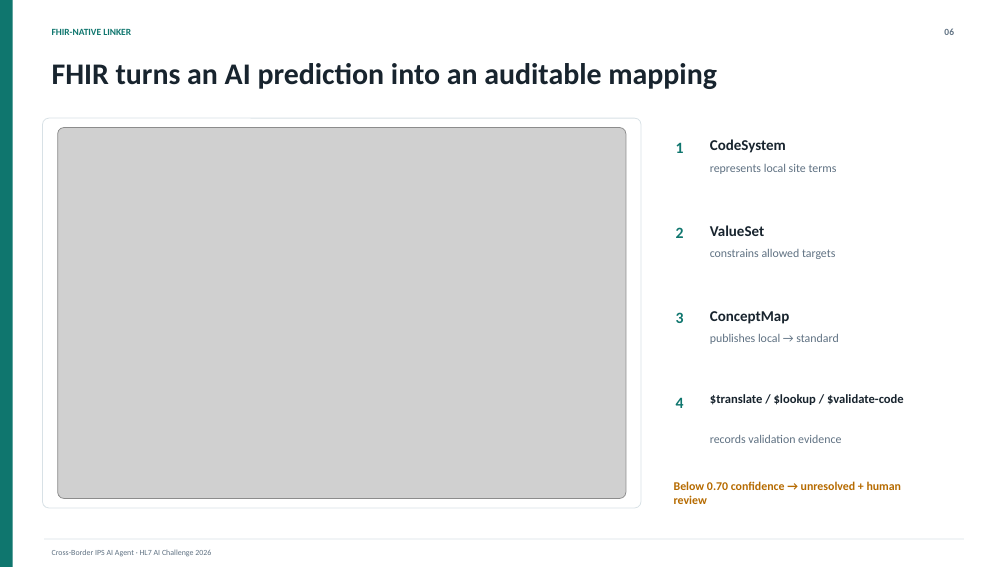
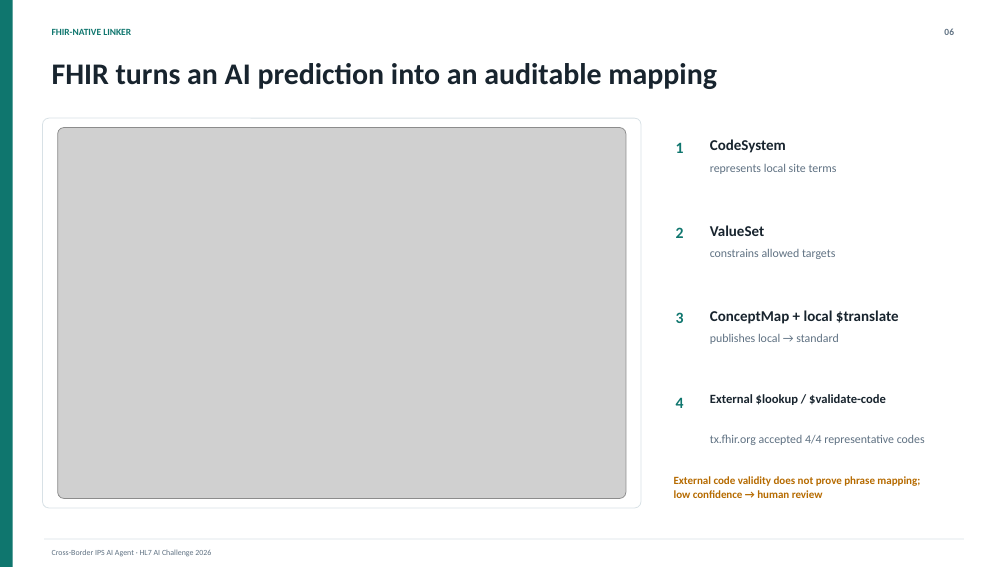
Before and after one commit to AnantGp/crossroad-fhir-link, a slide deck: slide 6 of submission/final_pitch_deck.pptx. Drawn at 1008x567 pixels with LibreOffice and Linux fonts; fonts in the diff are those of the drawing; grey boxes stand for pictures. Boxes give left, top, right and bottom in pixels: in the first picture for what was removed or moved away, otherwise in the second. Text is boxed around its words. In the diff, an @@ line names an element or a change of style, - is before the commit and + after.

Commit message:
Add external terminology and clinical review evidence

```diff
--- a/submission/final_pitch_deck.pptx
+++ b/submission/final_pitch_deck.pptx
@@ text at (710,310,899,324): text changed @@
-ConceptMap
+ConceptMap + local $translate
@@ text at (710,394,886,405): text changed @@
-$translate / $lookup / $validate-code
+External $lookup / $validate-code
@@ text at (710,434,925,445): text changed @@
-records validation evidence
+tx.fhir.org accepted 4/4 representative codes
@@ text at (674,476,920,498): text changed; size 11.2 to 10.5 pt @@
-Below 0.70 confidence → unresolved + human review
+External code validity does not prove phrase mapping; low confidence → human review
```
Also in this commit, not shown: 1 other slide changed, 38 other files.
